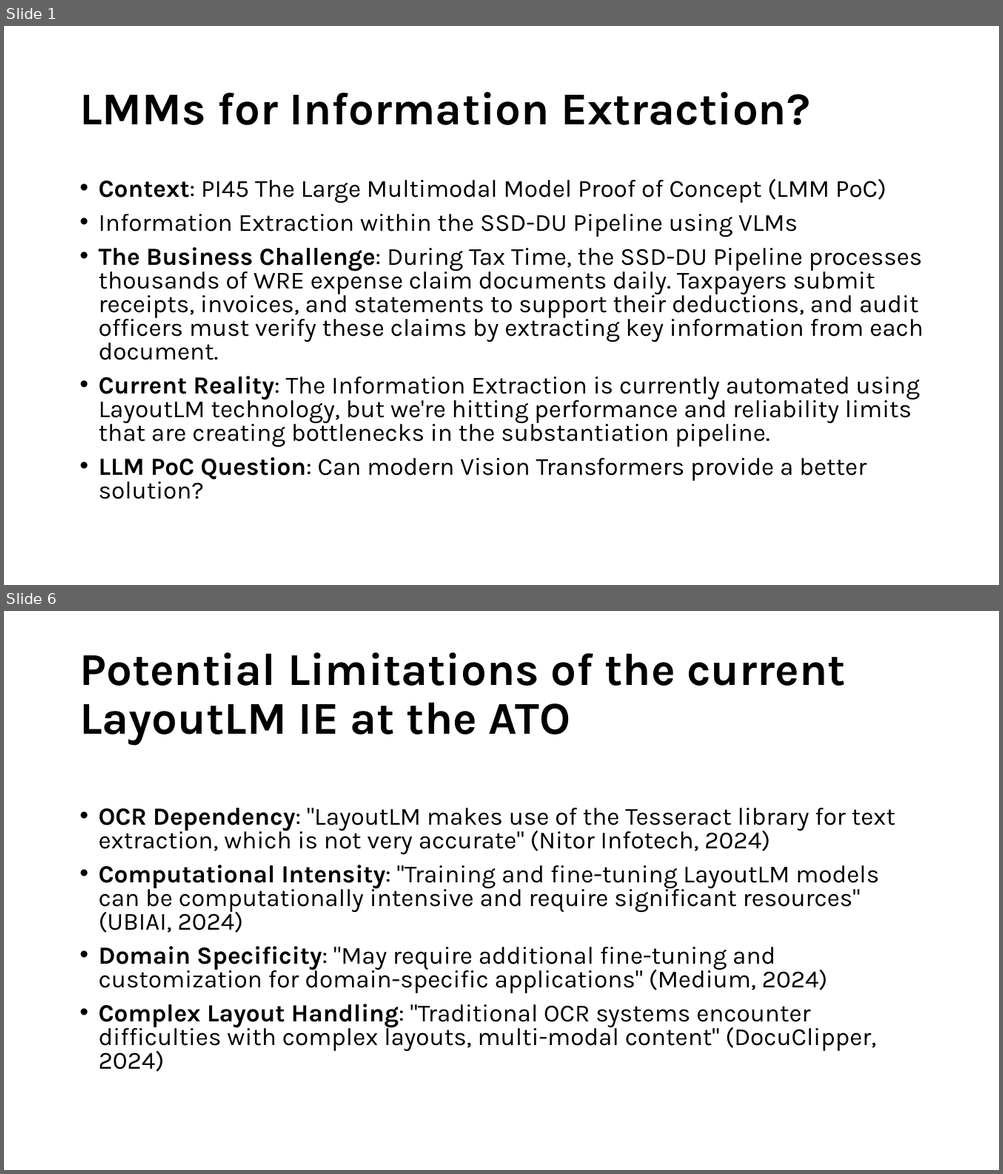
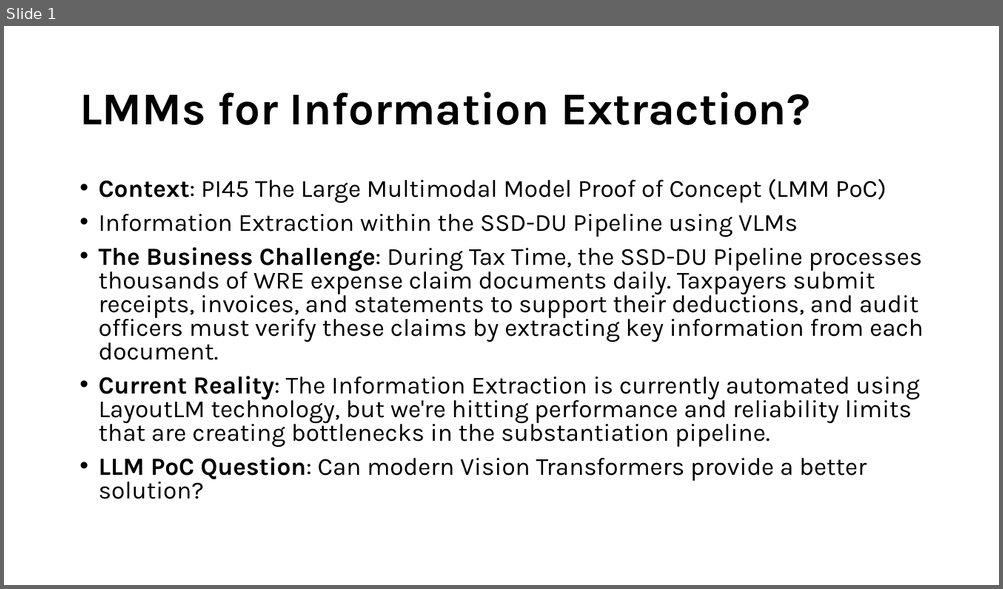
Before and after one commit to tmnestor/unified_vision_processor_minimal, a slide deck: presentation_materials/vision_transformers.pptx. Shown one above the other, each under a label of ours: slides 1 and 6 before the commit, slide 1 after it; the slides between them are not shown. The pictures are 1003x1174 and 1003x589 pixels, drawn with LibreOffice and Linux fonts; fonts in the diff are those of the drawing. Boxes give left, top, right and bottom in pixels: in the first picture for what was removed or moved away, otherwise in the second. Text is boxed around its words. In the diff, an @@ line names an element or a change of style, - is before the commit and + after.

Commit message:
✨ feat: update presentation materials with improved content and visuals for Vision Transformers

```diff
--- a/presentation_materials/vision_transformers.pptx
+++ b/presentation_materials/vision_transformers.pptx
@@ slide 6 removed at (4,611,999,1170), background #FFFFFF @@
@@ title removed at (79,652,845,745) @@
-Potential Limitations of the current LayoutLM IE at the ATO
@@ text removed at (99,808,895,1072) @@
-• OCR Dependency: "LayoutLM makes use of the Tesseract library for text extraction, which is not very accurate" (Nitor Infotech, 2024)
-• Computational Intensity: "Training and fine-tuning LayoutLM models can be computationally intensive and require significant resources" (UBIAI, 2024)
-• Domain Specificity: "May require additional fine-tuning and customization for domain-specific applications" (Medium, 2024)
-• Complex Layout Handling: "Traditional OCR systems encounter difficulties with complex layouts, multi-modal content" (DocuClipper, 2024)
```
Also in this commit, not shown: 2 slides changed, 3 slides added, 4 other slides removed.
